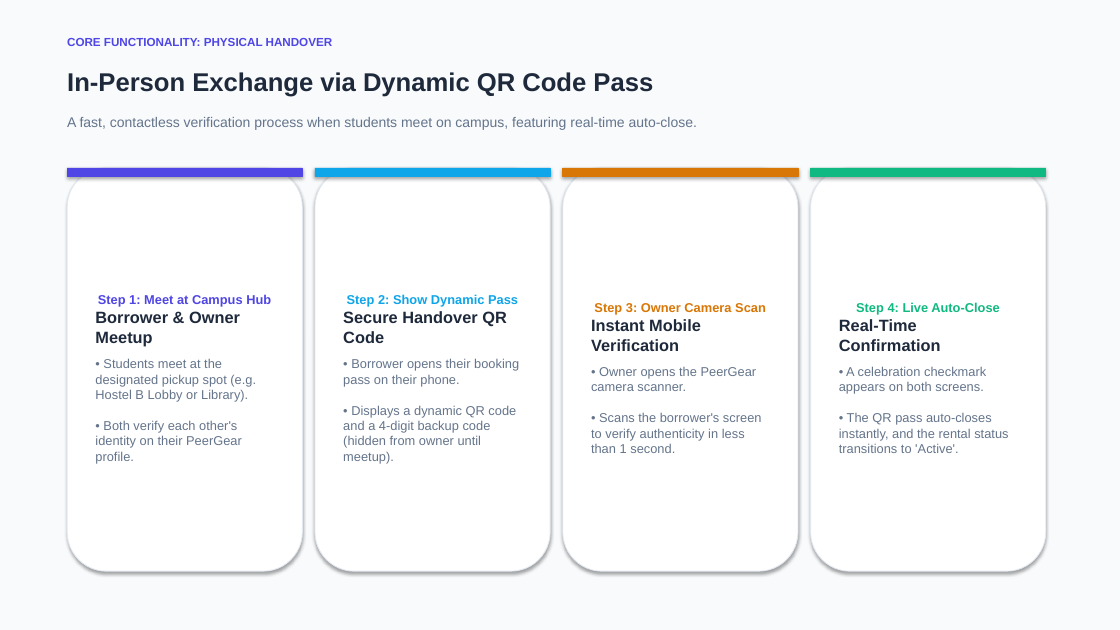
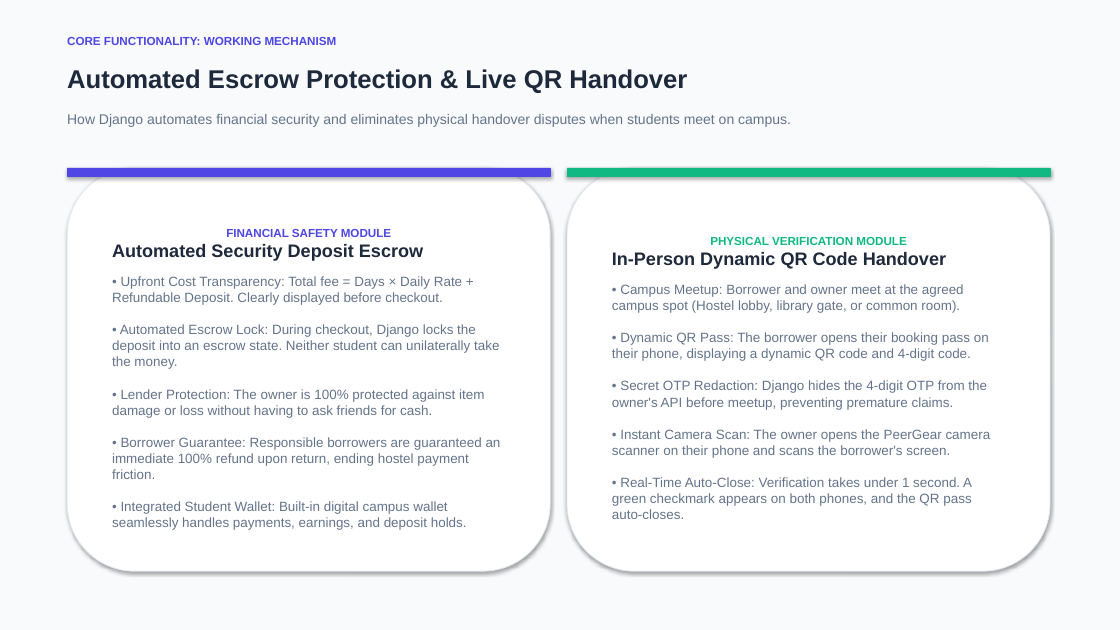
Before and after one commit to 21ambuj/PeerGear, a slide deck: slide 7 of PeerGear_Presentation.pptx. Drawn at 1120x630 pixels with LibreOffice and Linux fonts; fonts in the diff are those of the drawing. Boxes give left, top, right and bottom in pixels: in the first picture for what was removed or moved away, otherwise in the second. Text is boxed around its words. In the diff, an @@ line names an element or a change of style, - is before the commit and + after.

Commit message:
Update presentation: 4th-year CSE capstone format, Django priority, zero names, zero code

```diff
--- a/PeerGear_Presentation.pptx
+++ b/PeerGear_Presentation.pptx
@@ text at (67,37,337,45): text changed @@
-CORE FUNCTIONALITY: PHYSICAL HANDOVER
+CORE FUNCTIONALITY: WORKING MECHANISM
@@ text at (67,69,687,93): text changed @@
-In-Person Exchange via Dynamic QR Code Pass
+Automated Escrow Protection & Live QR Handover
@@ text at (67,114,791,127): text changed @@
-A fast, contactless verification process when students meet on campus, featuring real-time auto-close.
+How Django automates financial security and eliminates physical handover disputes when students meet on campus.
@@ rectangle: place and size @@
-rectangle at (67,168,302,176)
+rectangle at (67,168,550,176)
@@ rounded rectangle "FINANCIAL SAFETY MODULE": place and size @@
-rounded rectangle "FINANCIAL SAFETY MODULE" at (67,168,302,571)
+rounded rectangle "FINANCIAL SAFETY MODULE" at (67,168,550,571)
@@ rectangle removed at (315,168,550,176) @@
@@ rounded rectangle removed at (563,168,798,571) @@
-Step 3: Owner Camera Scan
-Instant Mobile Verification
-• Owner opens the PeerGear camera scanner.
-• Scans the borrower's screen to verify authenticity in less than 1 second.
@@ rectangle removed at (563,168,798,176) @@
@@ rounded rectangle "PHYSICAL VERIFICATION MODULE": place and size @@
-rounded rectangle "PHYSICAL VERIFICATION MODULE" at (315,168,550,571)
+rounded rectangle "PHYSICAL VERIFICATION MODULE" at (567,168,1050,571)
@@ rectangle: place and size @@
-rectangle at (811,168,1046,176)
+rectangle at (567,168,1050,176)
@@ rounded rectangle removed at (811,168,1046,571) @@
-Step 4: Live Auto-Close
-Real-Time Confirmation
-• A celebration checkmark appears on both screens.
-• The QR pass auto-closes instantly, and the rental status transitions to 'Active'.
@@ text in rounded rectangle at (112,229,501,530): text changed; size 11 to 11.5 pt @@
-Step 1: Meet at Campus Hub
-Borrower & Owner Meetup
-• Students meet at the designated pickup spot (e.g. Hostel B Lobby or Library).
-• Both verify each other's identity on their PeerGear profile.
+FINANCIAL SAFETY MODULE
+Automated Security Deposit Escrow
+• Upfront Cost Transparency: Total fee = Days × Daily Rate + Refundable Deposit. Clearly displayed before checkout.
+• Automated Escrow Lock: During checkout, Django locks the deposit into an escrow state. Neither student can unilaterally take the money.
+• Lender Protection: The owner is 100% protected against item damage or loss without having to ask friends for cash.
+• Borrower Guarantee: Responsible borrowers are guaranteed an immediate 100% refund upon return, ending hostel payment friction.
+• Integrated Student Wallet: Built-in digital campus wallet seamlessly handles payments, earnings, and deposit holds.
@@ text in rounded rectangle at (612,237,991,519): text changed; size 11 to 11.5 pt @@
-Step 2: Show Dynamic Pass
-Secure Handover QR Code
-• Borrower opens their booking pass on their phone.
-• Displays a dynamic QR code and a 4-digit backup code (hidden from owner until meetup).
+PHYSICAL VERIFICATION MODULE
+In-Person Dynamic QR Code Handover
+• Campus Meetup: Borrower and owner meet at the agreed campus spot (Hostel lobby, library gate, or common room).
+• Dynamic QR Pass: The borrower opens their booking pass on their phone, displaying a dynamic QR code and 4-digit code.
+• Secret OTP Redaction: Django hides the 4-digit OTP from the owner's API before meetup, preventing premature claims.
+• Instant Camera Scan: The owner opens the PeerGear camera scanner on their phone and scans the borrower's screen.
+• Real-Time Auto-Close: Verification takes under 1 second. A green checkmark appears on both phones, and the QR pass auto-closes.
```
Also in this commit, not shown: 6 other slides changed, 2 slides added, 2 slides removed, 1 other file.
